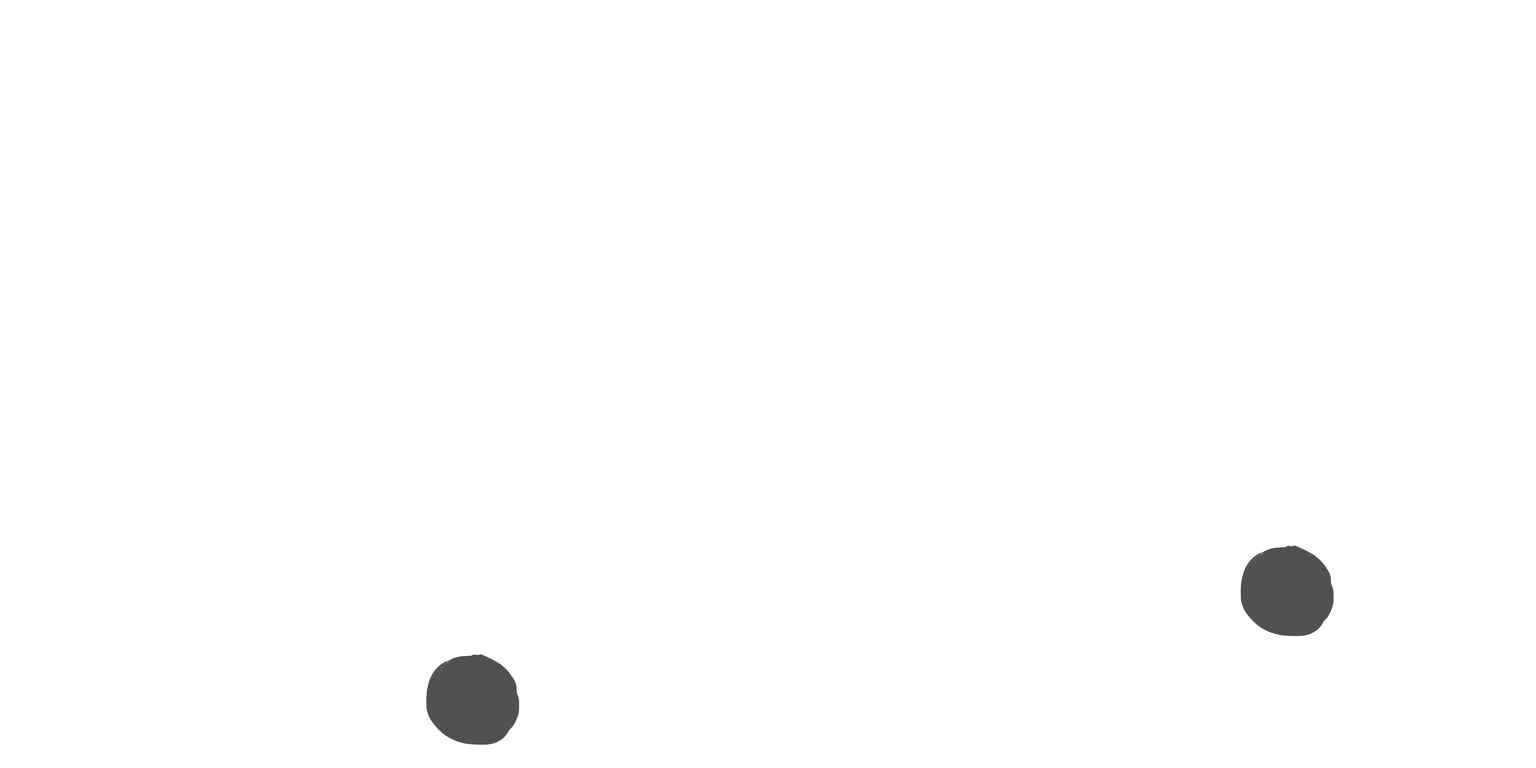
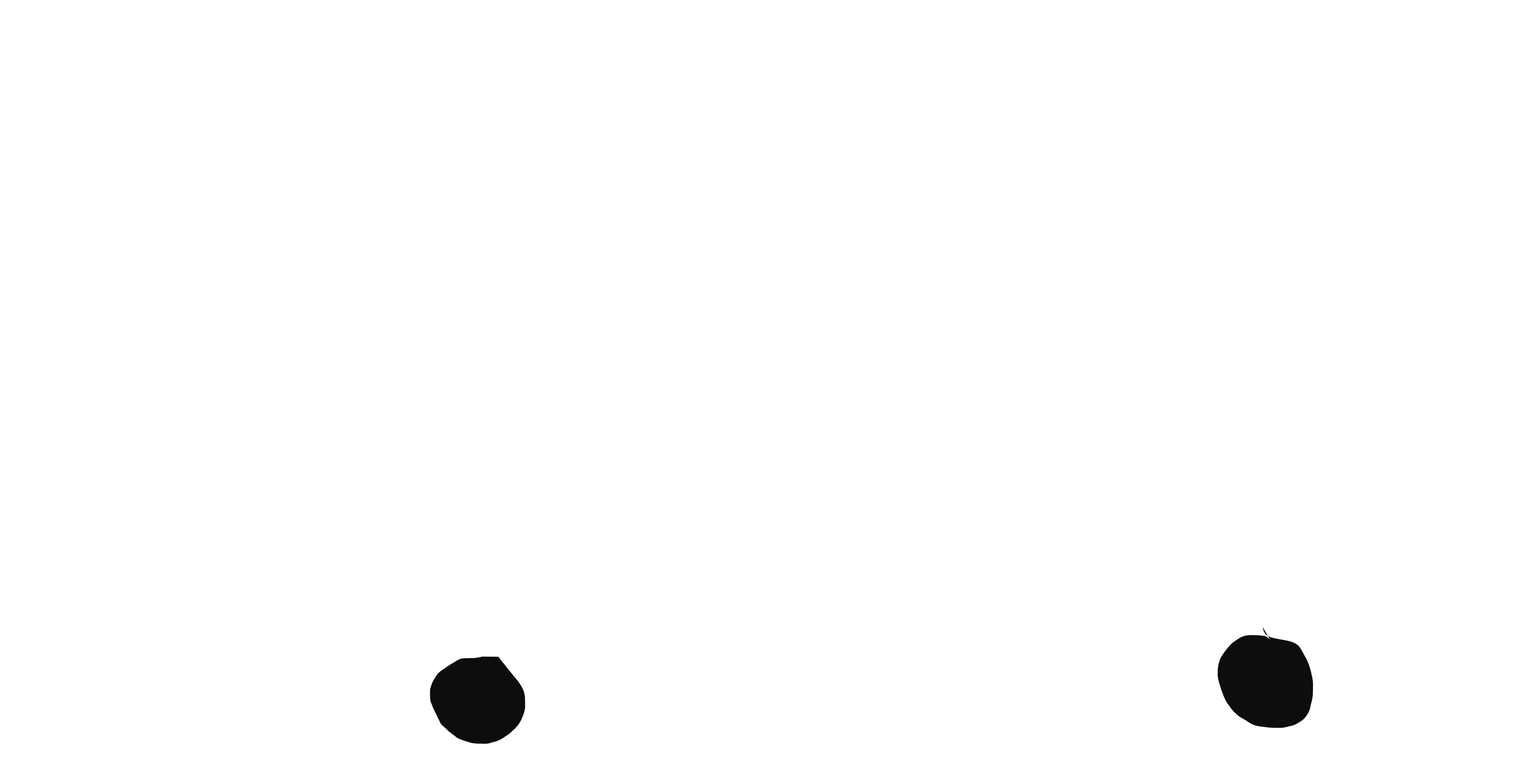
Revision of a layered (1536, 768) image; what changed, layer by layer:
added layer "Layer 4" (95%) above "Layer 3" over 429, 626, 1314, 745
hid "Layer 3" over 1240, 545, 1334, 637
hid "Layer 2", painted on it over 425, 653, 520, 746
